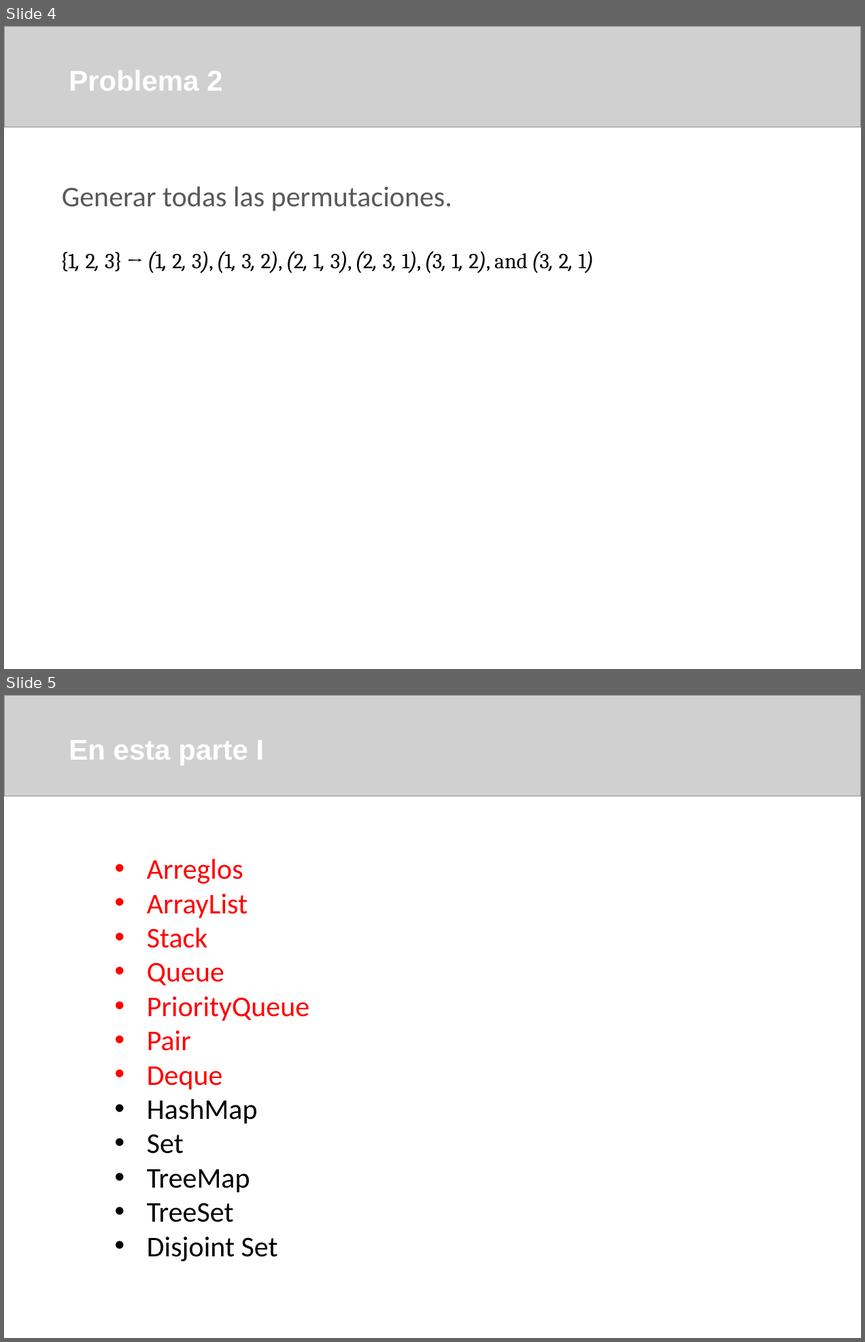
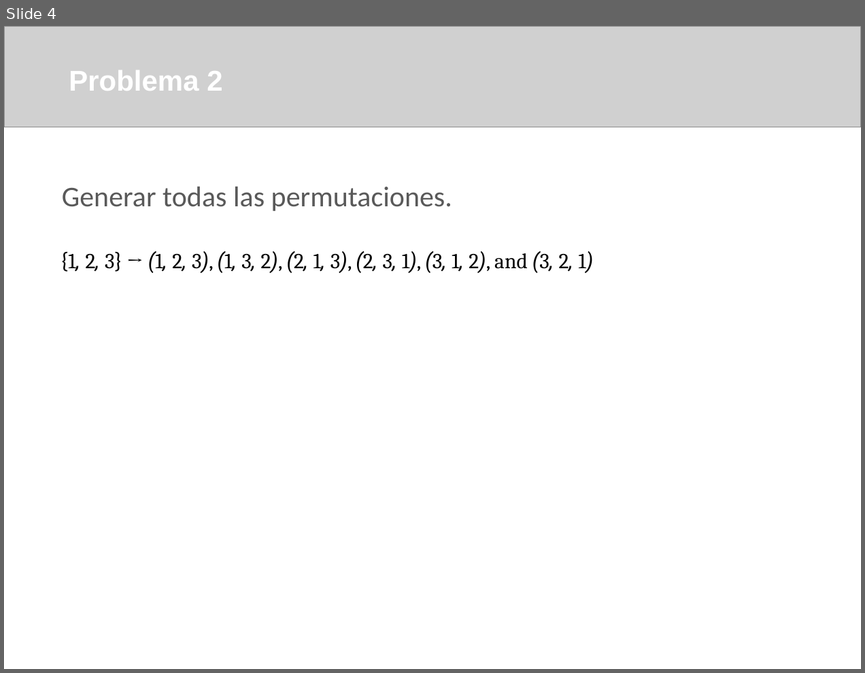
Before and after one commit to arleserp/competitiveProgramming, a slide deck: bitmasks subsets and permutations/Bitmasks.pptx. Shown one above the other, each under a label of ours: slides 4 and 5 before the commit, slide 4 after it. The pictures are 865x1342 and 865x673 pixels, drawn with LibreOffice and Linux fonts; fonts in the diff are those of the drawing; grey boxes stand for pictures; background and template pictures are left out. Boxes give left, top, right and bottom in pixels: in the first picture for what was removed or moved away, otherwise in the second. Text is boxed around its words. In the diff, an @@ line names an element or a change of style, - is before the commit and + after.

```diff
--- a/bitmasks subsets and permutations/Bitmasks.pptx
+++ b/bitmasks subsets and permutations/Bitmasks.pptx
@@ slide 5 removed at box(4, 695, 861, 1338), background picture (left out) @@
@@ picture removed at box(4, 695, 861, 796) @@
@@ text removed at box(69, 740, 264, 765) @@
-En esta parte I
@@ text removed at box(147, 858, 309, 1261) @@
-  • Arreglos
-  • ArrayList
-  • Stack
-  • Queue
-  • PriorityQueue
-  • Pair
-  • Deque
-  • HashMap
-  • Set
-  • TreeMap
-  • TreeSet
-  • Disjoint Set
```
Also in this commit, not shown: 1 slide changed, 4 slides added, 15 other slides removed, 9 other files.
